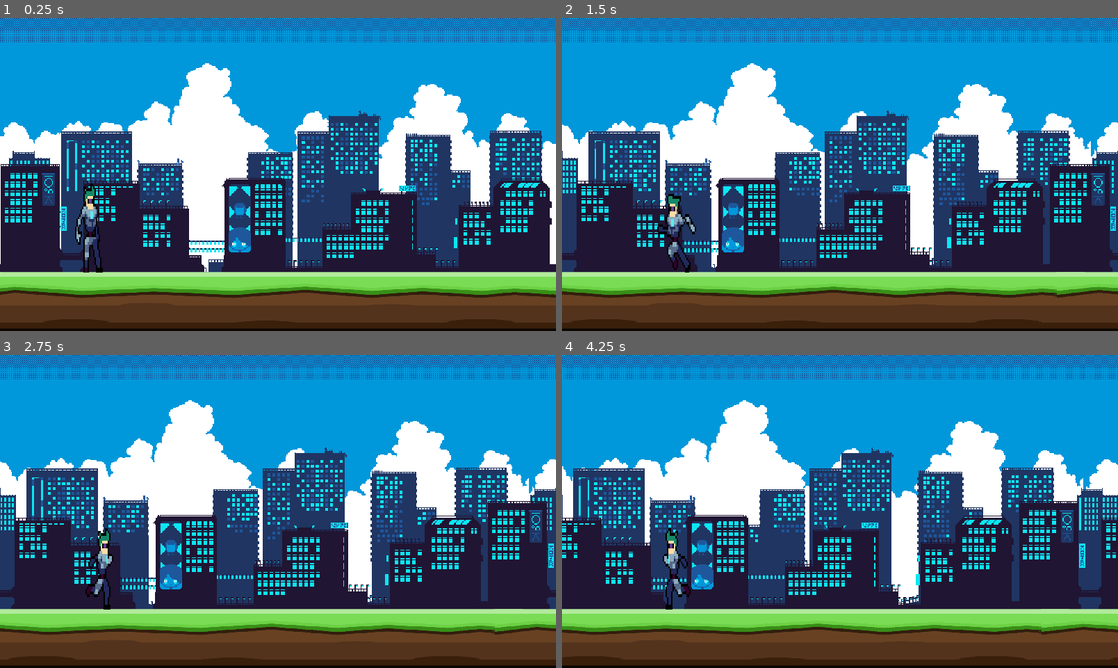
Above: before the commit, frames 1-4 (two rows, left to right).
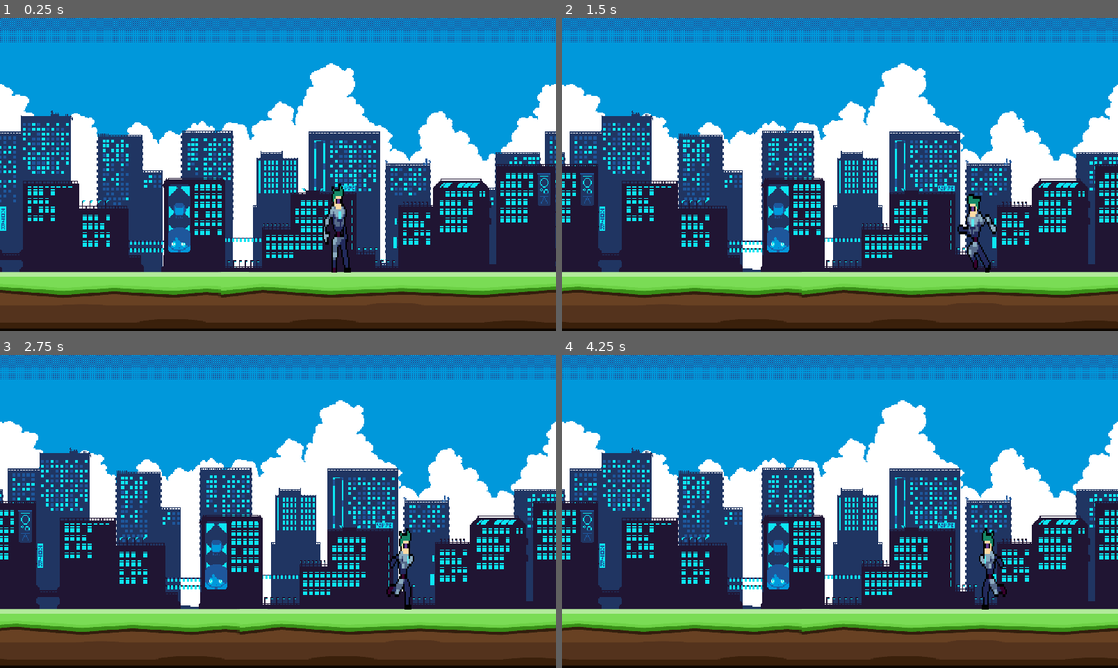
Above: after the commit, the same moments.

Repository: PandaHunterX/Cyber-Blasters
Game: Godot game, scene res://game.tscn
The game is run twice, just before and just after one commit, with the same random seed, the same clock (stepped at 60 frames per second) and the same inputs.
Inputs:
- Up to frame 1 (0.25 s): no input
- Up to frame 2 (1.5 s): hold D (right) 0.53-1.28 s; hold A (left) from 1.28 s (still down)
- Up to frame 3 (2.75 s): release A (left) at 2.03 s; hold D (right) from 2.03 s (still down)
- Up to frame 4 (4.25 s): release D (right) at 3.53 s; hold A (left) from 3.53 s (still down)

The runs differ from the first frame. In frame 1, 40% of the frame differs, in the area x 0-100%, y 0-98%; in frame 2, 42%; in frame 3, 42%; in frame 4, 41%.

Commit message:
fix camera

Diff:
--- a/scenes/player.tscn
+++ b/scenes/player.tscn
@@ -303,6 +303,7 @@
 [node name="Camera2D" type="Camera2D" parent="."]
 position = Vector2(639, -176)
 limit_left = 0
+limit_right = 1000
 limit_smoothed = true
 position_smoothing_enabled = true
 position_smoothing_speed = 10.0
